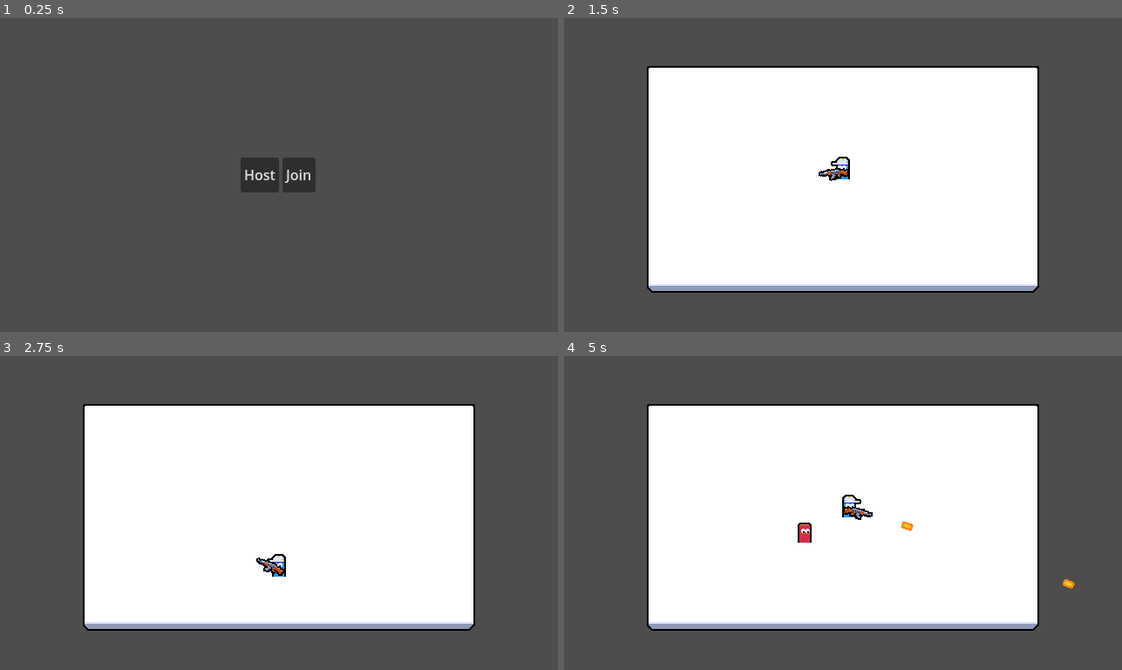
Above: before the commit, frames 1-4 (two rows, left to right).
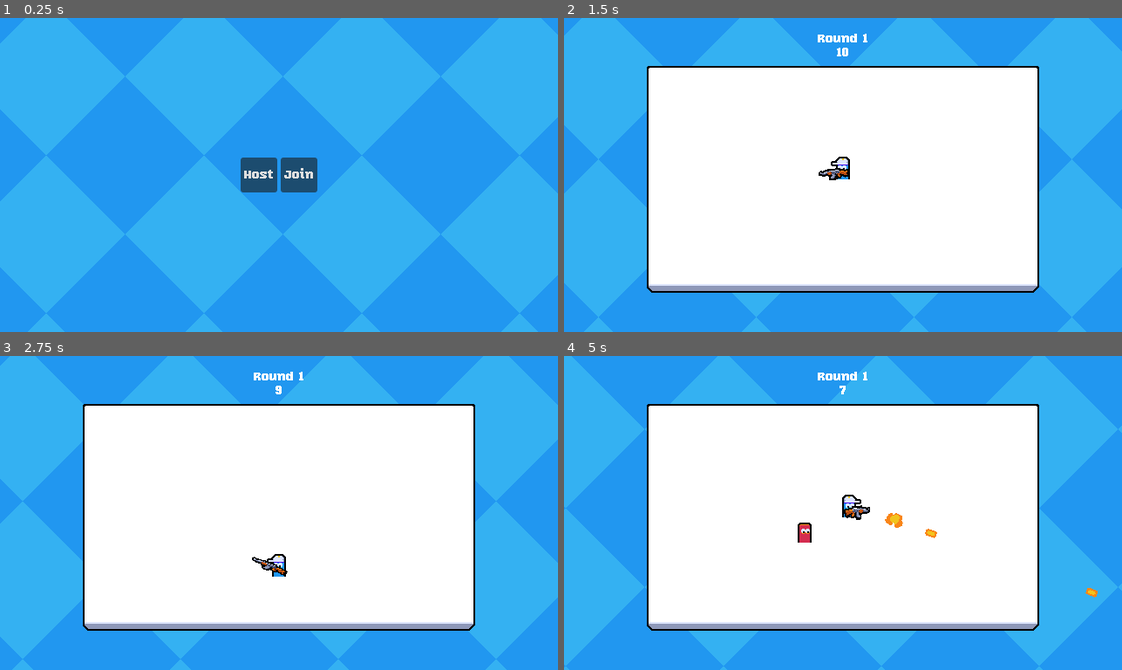
Above: after the commit, the same moments.

Repository: quangtran666/2D-Mutiplayer
Game: Godot game, scene res://ui/main_menu/main_menu.tscn
The game is run twice, just before and just after one commit, with the same random seed, the same clock (stepped at 60 frames per second) and the same inputs.
Inputs (mouse positions are in pixels of both pictures, inside the frame that each line leads up to):
- Up to frame 1 (0.25 s): no input
- Up to frame 2 (1.5 s): move the mouse to (965, 159) at 0.52 s; press the mouse at (965, 159) at 0.53 s; hold D (move_right) 0.53-1.25 s; release the mouse at (965, 159) at 1.25 s; click "Host" at 1.25 s
- Up to frame 3 (2.75 s): move the mouse to (167, 528) at 2.02 s; hold S (move_down) from 2.03 s (still down); click (167, 528) at 2.1 s
- Up to frame 4 (5 s): move the mouse to (898, 443) at 2.77 s; release S (move_down) at 2.78 s; press the mouse at (898, 443) at 2.78 s; hold D (move_right) 2.78-3.53 s; move the mouse to (815, 575) at 3.52 s; release the mouse at (815, 575) at 3.53 s; hold W (move_up) 3.53-4.28 s; click (815, 575) at 3.6 s; move the mouse to (1010, 560) at 4.27 s; press the mouse at (1010, 560) at 4.28 s; hold A (move_left) from 4.28 s (still down)

The runs differ from the first frame. In frame 1, 100% of the frame differs, in the area x 0-100%, y 0-100%; in frame 2, 49%; in frame 3, 49%; in frame 4, 50%.

Commit message:
Enhance multiplayer and UI features with enemy synchronization
- Added EnemyManager integration for round management and synchronization in multiplayer.
- Implemented GameUI for displaying round and timer information.
- Updated player mechanics to include firing effects and muzzle flash.
- Introduced background shader for dynamic visual effects.
- Added new assets including background and particle textures for enhanced visuals.
- Refactored player and enemy scripts to improve functionality and organization.

Diff:
--- /dev/null
+++ b/autoload/background.tscn
@@ -0,0 +1,16 @@
+[gd_scene load_steps=4 format=3 uid="uid://vu1p6etcf7nl"]
+
+[ext_resource type="Shader" uid="uid://ckp3jp8dhi2yf" path="res://resources/shaders/background.gdshader" id="1_lsgk8"]
+[ext_resource type="Texture2D" uid="uid://xfphxegg1nds" path="res://assets/background.png" id="2_sdl01"]
+
+[sub_resource type="ShaderMaterial" id="ShaderMaterial_i5wg5"]
+shader = ExtResource("1_lsgk8")
+
+[node name="Background" type="Sprite2D"]
+texture_repeat = 2
+material = SubResource("ShaderMaterial_i5wg5")
+position = Vector2(90, 66)
+rotation = -0.785397
+texture = ExtResource("2_sdl01")
+region_enabled = true
+region_rect = Rect2(0, 0, 1200, 1200)
--- /dev/null
+++ b/effects/muzzle_flash/muzzle_flash.tscn
@@ -0,0 +1,110 @@
+[gd_scene load_steps=11 format=3 uid="uid://cvp46ievwiwbo"]
+
+[ext_resource type="Texture2D" uid="uid://dkyhaarufuifc" path="res://assets/particles.png" id="1_q2dij"]
+
+[sub_resource type="CanvasItemMaterial" id="CanvasItemMaterial_g13h1"]
+particles_animation = true
+particles_anim_h_frames = 4
+particles_anim_v_frames = 1
+particles_anim_loop = false
+
+[sub_resource type="Gradient" id="Gradient_q2dij"]
+interpolation_mode = 1
+offsets = PackedFloat32Array(0, 0.322917, 0.666667)
+colors = PackedColorArray(0.952941, 0.768627, 0.109804, 1, 0.976471, 0.52549, 0.0901961, 1, 1, 1, 1, 1)
+
+[sub_resource type="GradientTexture1D" id="GradientTexture1D_g13h1"]
+gradient = SubResource("Gradient_q2dij")
+
+[sub_resource type="Curve" id="Curve_5fgsk"]
+_data = [Vector2(0, 0), 0.0, 0.0, 0, 0, Vector2(0.0733945, 1), 0.0, 0.0, 0, 0, Vector2(0.509174, 1), 0.0, 0.0, 0, 0, Vector2(1, 0), 0.0, 0.0, 0, 0]
+point_count = 4
+
+[sub_resource type="CurveTexture" id="CurveTexture_0pi1t"]
+curve = SubResource("Curve_5fgsk")
+
+[sub_resource type="ParticleProcessMaterial" id="ParticleProcessMaterial_4ys50"]
+particle_flag_disable_z = true
+angle_min = -720.0
+angle_max = 720.0
+spread = 10.0
+initial_velocity_min = 150.0
+initial_velocity_max = 300.0
+angular_velocity_min = -720.0
+angular_velocity_max = 720.0
+gravity = Vector3(0, 0, 0)
+damping_min = 900.0
+damping_max = 900.0
+scale_min = 0.5
+scale_curve = SubResource("CurveTexture_0pi1t")
+color_initial_ramp = SubResource("GradientTexture1D_g13h1")
+anim_offset_max = 1.0
+
+[sub_resource type="Animation" id="Animation_g13h1"]
+length = 0.001
+tracks/0/type = "value"
+tracks/0/imported = false
+tracks/0/enabled = true
+tracks/0/path = NodePath(".:emitting")
+tracks/0/interp = 1
+tracks/0/loop_wrap = true
+tracks/0/keys = {
+"times": PackedFloat32Array(0),
+"transitions": PackedFloat32Array(1),
+"update": 1,
+"values": [false]
+}
+
+[sub_resource type="Animation" id="Animation_q2dij"]
+resource_name = "default"
+step = 0.05
+tracks/0/type = "value"
+tracks/0/imported = false
+tracks/0/enabled = true
+tracks/0/path = NodePath(".:emitting")
+tracks/0/interp = 1
+tracks/0/loop_wrap = true
+tracks/0/keys = {
+"times": PackedFloat32Array(0),
+"transitions": PackedFloat32Array(1),
+"update": 1,
+"values": [true]
+}
+tracks/1/type = "method"
+tracks/1/imported = false
+tracks/1/enabled = true
+tracks/1/path = NodePath(".")
+tracks/1/interp = 1
+tracks/1/loop_wrap = true
+tracks/1/keys = {
+"times": PackedFloat32Array(1),
+"transitions": PackedFloat32Array(1),
+"values": [{
+"args": [],
+"method": &"queue_free"
+}]
+}
+
+[sub_resource type="AnimationLibrary" id="AnimationLibrary_g13h1"]
+_data = {
+&"RESET": SubResource("Animation_g13h1"),
+&"default": SubResource("Animation_q2dij")
+}
+
+[node name="MuzzleFlash" type="GPUParticles2D"]
+material = SubResource("CanvasItemMaterial_g13h1")
+emitting = false
+amount = 5
+texture = ExtResource("1_q2dij")
+lifetime = 0.2
+one_shot = true
+explosiveness = 0.9
+fixed_fps = 0
+interpolate = false
+process_material = SubResource("ParticleProcessMaterial_4ys50")
+
+[node name="AnimationPlayer" type="AnimationPlayer" parent="."]
+libraries = {
+&"": SubResource("AnimationLibrary_g13h1")
+}
+autoplay = "default"
--- a/entities/player/player.gd
+++ b/entities/player/player.gd
@@ -6,8 +6,11 @@
 @onready var fire_rate_timer: Timer = $FireRateTimer
 @onready var health_component: HealthComponent = $HealthComponent
 @onready var visuals: Node2D = $Visuals
+@onready var animation_player: AnimationPlayer = $AnimationPlayer
+@onready var barrel_position: Marker2D = %BarrelPosition
 
 var bullet_scene: PackedScene = preload("res://entities/bullet/bullet.tscn")
+var muzzle_flash_scene: PackedScene = preload("res://effects/muzzle_flash/muzzle_flash.tscn")
 
 var input_multiplayer_authority: int
 
@@ -22,7 +25,7 @@
         velocity = player_input_synchronizer_component.movement_vector * 100
         move_and_slide()
         if player_input_synchronizer_component.is_attack_pressed:
-            try_create_bullet()
+            try_fire()
 
 func update_aim_position() -> void:
     var aim_vector: Vector2 = player_input_synchronizer_component.aim_vector
@@ -30,15 +33,27 @@
     visuals.scale = Vector2.ONE if aim_vector.x >= 0 else Vector2(-1, 1)
     weapon_root.look_at(aim_position)
 
-func try_create_bullet() -> void:
+func try_fire() -> void:
     if !fire_rate_timer.is_stopped():
         return
 
     var bullet := bullet_scene.instantiate() as Bullet
-    bullet.global_position = weapon_root.global_position
+    bullet.global_position = barrel_position.global_position
     bullet.start(player_input_synchronizer_component.aim_vector)
     get_parent().add_child(bullet, true)
     fire_rate_timer.start()
+    play_fire_effects.rpc()
+
+@rpc("authority", "call_local", "unreliable")
+func play_fire_effects() -> void:
+    if animation_player.is_playing():
+        animation_player.stop()
+    animation_player.play("fire")
+
+    var muzzle_flash: Node2D = muzzle_flash_scene.instantiate()
+    muzzle_flash.global_position = barrel_position.global_position
+    muzzle_flash.rotation = barrel_position.global_rotation
+    get_parent().add_child(muzzle_flash)
 
 func _on_died() -> void:
     print("Player died")
--- a/entities/player/player.tscn
+++ b/entities/player/player.tscn
@@ -6,6 +6,68 @@
 [ext_resource type="Texture2D" uid="uid://cucfsewxqtcps" path="res://entities/player/player-medium.png" id="3_sglur"]
 [ext_resource type="PackedScene" uid="uid://2hs7ixln1dp" path="res://components/hurt_box_component.tscn" id="4_8fjmc"]
 [ext_resource type="Texture2D" uid="uid://dkxoat1vbdkys" path="res://entities/player/rifle.png" id="4_bls4j"]
+
+[sub_resource type="Animation" id="Animation_qiwj3"]
+length = 0.001
+tracks/0/type = "value"
+tracks/0/imported = false
+tracks/0/enabled = true
+tracks/0/path = NodePath("Visuals/WeaponRoot/WeaponAnimationRoot:scale")
+tracks/0/interp = 1
+tracks/0/loop_wrap = true
+tracks/0/keys = {
+"times": PackedFloat32Array(0),
+"transitions": PackedFloat32Array(1),
+"update": 0,
+"values": [Vector2(1, 1)]
+}
+tracks/1/type = "value"
+tracks/1/imported = false
+tracks/1/enabled = true
+tracks/1/path = NodePath("Visuals/WeaponRoot/WeaponAnimationRoot:rotation")
+tracks/1/interp = 1
+tracks/1/loop_wrap = true
+tracks/1/keys = {
+"times": PackedFloat32Array(0),
+"transitions": PackedFloat32Array(1),
+"update": 0,
+"values": [0.0]
+}
+
+[sub_resource type="Animation" id="Animation_8fjmc"]
+resource_name = "fire"
+length = 0.15
+step = 0.05
+tracks/0/type = "value"
+tracks/0/imported = false
+tracks/0/enabled = true
+tracks/0/path = NodePath("Visuals/WeaponRoot/WeaponAnimationRoot:scale")
+tracks/0/interp = 2
+tracks/0/loop_wrap = true
+tracks/0/keys = {
+"times": PackedFloat32Array(0, 0.05, 0.1, 0.15),
+"transitions": PackedFloat32Array(1, 1, 1, 1),
+"update": 0,
+"values": [Vector2(1, 1), Vector2(0.6, 1.5), Vector2(1, 1), Vector2(1.25, 0.75)]
+}
+tracks/1/type = "value"
+tracks/1/imported = false
+tracks/1/enabled = true
+tracks/1/path = NodePath("Visuals/WeaponRoot/WeaponAnimationRoot:rotation")
+tracks/1/interp = 2
+tracks/1/loop_wrap = true
+tracks/1/keys = {
+"times": PackedFloat32Array(0, 0.05, 0.15),
+"transitions": PackedFloat32Array(1, 1, 1),
+"update": 0,
+"values": [0.0, -0.261799, 0.0]
+}
+
+[sub_resource type="AnimationLibrary" id="AnimationLibrary_qiwj3"]
+_data = {
+&"RESET": SubResource("Animation_qiwj3"),
+&"fire": SubResource("Animation_8fjmc")
+}
 
 [sub_resource type="SceneReplicationConfig" id="SceneReplicationConfig_abrql"]
 properties/0/path = NodePath(".:global_position")
@@ -21,6 +83,11 @@
 collision_layer = 0
 motion_mode = 1
 script = ExtResource("1_symyc")
+
+[node name="AnimationPlayer" type="AnimationPlayer" parent="."]
+libraries = {
+&"": SubResource("AnimationLibrary_qiwj3")
+}
 
 [node name="PlayerInputSynchronizerComponent" parent="." node_paths=PackedStringArray("aim_root") instance=ExtResource("2_abrql")]
 aim_root = NodePath("../Visuals/WeaponRoot")
@@ -53,11 +120,17 @@
 [node name="WeaponRoot" type="Node2D" parent="Visuals"]
 position = Vector2(0, -9)
 
-[node name="Sprite2D" type="Sprite2D" parent="Visuals/WeaponRoot"]
+[node name="WeaponAnimationRoot" type="Node2D" parent="Visuals/WeaponRoot"]
 position = Vector2(6, 0)
+
+[node name="Sprite2D" type="Sprite2D" parent="Visuals/WeaponRoot/WeaponAnimationRoot"]
 texture = ExtResource("4_bls4j")
 centered = false
 offset = Vector2(-13, -6)
+
+[node name="BarrelPosition" type="Marker2D" parent="Visuals/WeaponRoot/WeaponAnimationRoot"]
+unique_name_in_owner = true
+position = Vector2(18, -1)
 
 [node name="CollisionShape2D" type="CollisionShape2D" parent="."]
 visible = false
--- a/main.gd
+++ b/main.gd
@@ -4,6 +4,7 @@
 
 @onready var multiplayer_spawner: MultiplayerSpawner = $MultiplayerSpawner
 @onready var player_spawn_position: Marker2D = $PlayerSpawnPosition
+@onready var enemy_manager: EnemyManager = $EnemyManager
 
 func _ready() -> void:
 	multiplayer_spawner.spawn_function = func (data: Variant) -> Node:
@@ -19,3 +20,4 @@
 func peer_ready() -> void:
 	var sender_id := multiplayer.get_remote_sender_id()
 	multiplayer_spawner.spawn({ "peer_id": sender_id })
+	enemy_manager.synchronize(sender_id)
--- a/main.tscn
+++ b/main.tscn
@@ -1,8 +1,9 @@
-[gd_scene load_steps=6 format=3 uid="uid://bpwfgkjf2kihj"]
+[gd_scene load_steps=7 format=3 uid="uid://bpwfgkjf2kihj"]
 
 [ext_resource type="Script" uid="uid://cwf2l7rp25pib" path="res://main.gd" id="1_0xm2m"]
 [ext_resource type="Texture2D" uid="uid://qyv2xhulqyws" path="res://assets/arena.png" id="2_0xm2m"]
 [ext_resource type="PackedScene" uid="uid://b04ycqrbv7stm" path="res://manager/EnemyManager.tscn" id="2_h2yge"]
+[ext_resource type="PackedScene" uid="uid://0twxrdsocnyd" path="res://ui/game_ui/game_ui.tscn" id="4_1bvp3"]
 
 [sub_resource type="RectangleShape2D" id="RectangleShape2D_0xm2m"]
 size = Vector2(32, 300)
@@ -20,6 +21,9 @@
 [node name="MultiplayerSpawner" type="MultiplayerSpawner" parent="."]
 _spawnable_scenes = PackedStringArray("uid://b0cv4kf3ow4ae", "uid://cs3uxguww5dtr")
 spawn_path = NodePath("../YSortRoot")
+
+[node name="GameUI" parent="." node_paths=PackedStringArray("enemy_manager") instance=ExtResource("4_1bvp3")]
+enemy_manager = NodePath("../EnemyManager")
 
 [node name="SpawnRect" type="ReferenceRect" parent="."]
 custom_minimum_size = Vector2(414, 216)
--- a/manager/enemy_manager.gd
+++ b/manager/enemy_manager.gd
@@ -1,5 +1,7 @@
 class_name EnemyManager
 extends Node
+
+signal round_changed(round_number: int)
 
 const ROUND_BASE_TIME: int = 10
 const ROUND_GROWTH: int = 5
@@ -13,14 +15,47 @@
 @onready var spawn_interval_timer: Timer = $SpawnIntervalTimer
 @onready var round_timer: Timer = $RoundTimer
 
-var round_count: int
+var _round_count: int
+var round_count: int:
+    get:
+        return _round_count
+    set(value):
+        _round_count = value
+        round_changed.emit(value)
+
 var spawned_enemies: int
 
 func _ready() -> void:
     spawn_interval_timer.timeout.connect(_on_spawn_interval_timer_timeout)
     round_timer.timeout.connect(_on_round_timer_timeout)
     GameEvents.enemy_died.connect(_on_enemy_died)
-    begin_round()
+    if is_multiplayer_authority():
+        begin_round()
+
+func synchronize(to_peer_id: int = -1) -> void:
+    if !is_multiplayer_authority():
+        return
+
+    var data: Dictionary = {
+        "round_timer_is_running": !round_timer.is_stopped(),
+        "round_timer_time_left": round_timer.time_left,
+        "round_count": round_count,
+    }
+
+    if to_peer_id > -1 && to_peer_id != 1:
+        _synchronize.rpc_id(to_peer_id, data)
+    else:
+        _synchronize.rpc(data)
+
+@rpc("authority", "call_local", "reliable")
+func _synchronize(data: Dictionary) -> void:
+    round_timer.wait_time = data["round_timer_time_left"]
+    if data["round_timer_is_running"]:
+        round_timer.start()
+    round_count = data["round_count"]
+
+func get_round_time_remaining() -> float:
+    return round_timer.time_left
 
 func begin_round() -> void:
     round_count += 1
@@ -30,7 +65,7 @@
     spawn_interval_timer.wait_time = BASE_ENEMY_SPAWN_TIME + ((round_count - 1) * ENEMY_SPAWN_TIME_GROWTH)
     spawn_interval_timer.start()
 
-    print("Round %d started" % round_count)
+    synchronize()
 
 func check_round_completed() -> void:
     if !round_timer.is_stopped():
--- a/project.godot
+++ b/project.godot
@@ -18,12 +18,17 @@
 [autoload]
 
 GameEvents="*res://autoload/game_events.gd"
+Background="*res://autoload/background.tscn"
 
 [display]
 
 window/size/viewport_width=640
 window/size/viewport_height=360
 window/stretch/mode="viewport"
+
+[gui]
+
+theme/custom="uid://dwblepjraq07v"
 
 [input]
 
--- /dev/null
+++ b/resources/shaders/background.gdshader
@@ -0,0 +1,6 @@
+shader_type canvas_item;
+
+void fragment() {
+	vec4 color = texture(TEXTURE, UV + vec2(0.04 * TIME, 0.02 * TIME));
+	COLOR = color;
+}
--- /dev/null
+++ b/resources/theme.tres
@@ -0,0 +1,7 @@
+[gd_resource type="Theme" load_steps=2 format=3 uid="uid://dwblepjraq07v"]
+
+[ext_resource type="FontFile" uid="uid://w4qrbwl0vhck" path="res://resources/fonts/KarenFat.ttf" id="1_d4nwg"]
+
+[resource]
+default_font = ExtResource("1_d4nwg")
+default_font_size = 16
--- /dev/null
+++ b/ui/game_ui/game_ui.gd
@@ -0,0 +1,14 @@
+extends CanvasLayer
+
+@export var enemy_manager: EnemyManager
+@onready var timer_label: Label = %TimerLabel
+@onready var round_label: Label = %RoundLabel
+
+func _ready() -> void:
+    enemy_manager.round_changed.connect(_on_round_began)
+
+func _on_round_began(round_number: int) -> void:
+    round_label.text = "Round %s" % round_number
+
+func _process(_delta: float) -> void:
+    timer_label.text = str(ceili(enemy_manager.get_round_time_remaining()))
--- /dev/null
+++ b/ui/game_ui/game_ui.tscn
@@ -0,0 +1,33 @@
+[gd_scene load_steps=2 format=3 uid="uid://0twxrdsocnyd"]
+
+[ext_resource type="Script" uid="uid://c7bcovl88x44a" path="res://ui/game_ui/game_ui.gd" id="1_5rq5h"]
+
+[node name="GameUI" type="CanvasLayer"]
+script = ExtResource("1_5rq5h")
+
+[node name="MarginContainer" type="MarginContainer" parent="."]
+anchors_preset = 15
+anchor_right = 1.0
+anchor_bottom = 1.0
+grow_horizontal = 2
+grow_vertical = 2
+theme_override_constants/margin_top = 16
+
+[node name="VBoxContainer" type="VBoxContainer" parent="MarginContainer"]
+layout_mode = 2
+size_flags_horizontal = 4
+size_flags_vertical = 0
+theme_override_constants/separation = 0
+
+[node name="RoundLabel" type="Label" parent="MarginContainer/VBoxContainer"]
+unique_name_in_owner = true
+layout_mode = 2
+size_flags_horizontal = 4
+text = "Round 1"
+
+[node name="TimerLabel" type="Label" parent="MarginContainer/VBoxContainer"]
+unique_name_in_owner = true
+layout_mode = 2
+size_flags_horizontal = 4
+size_flags_vertical = 0
+text = "30"
Binary file added: assets/background.png
Not shown, added: assets/background.png.import
Binary file added: assets/particles.png
Not shown, added: assets/particles.png.import
Not shown: 1 places in entities/player/player.tscn that only renumber resources
Binary file added: resources/fonts/KarenFat.ttf
Not shown, added: resources/fonts/KarenFat.ttf.import
Not shown, added: resources/shaders/background.gdshader.uid
Not shown, added: ui/game_ui/game_ui.gd.uid
